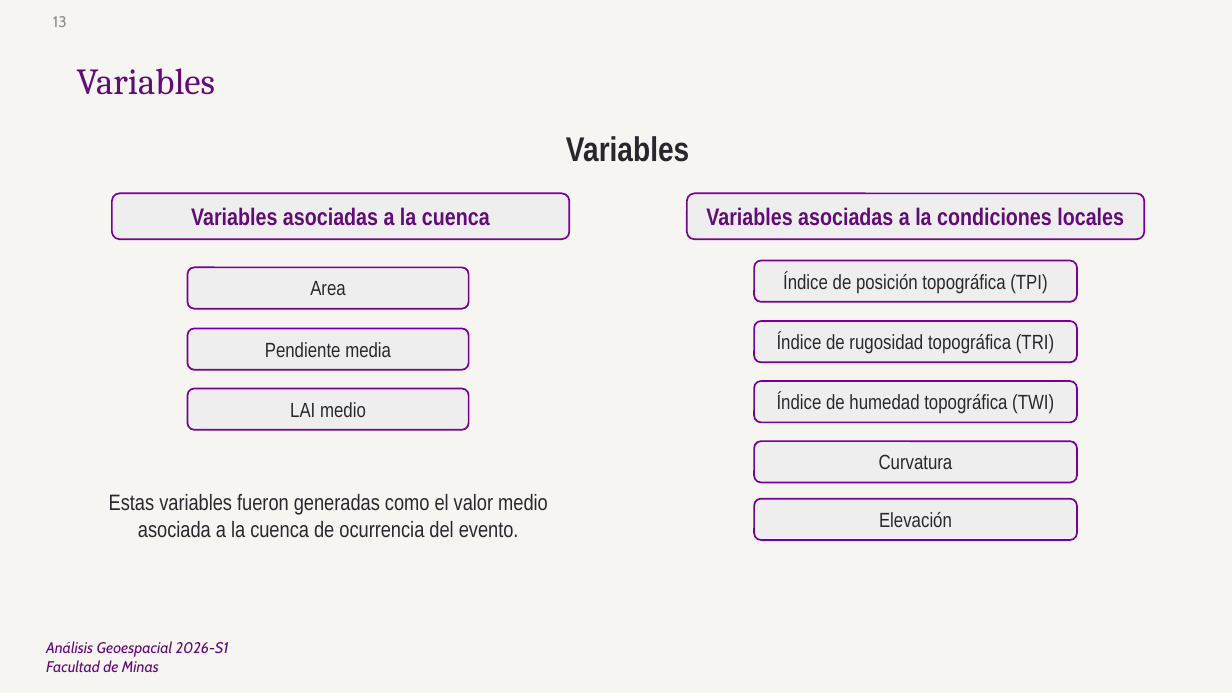
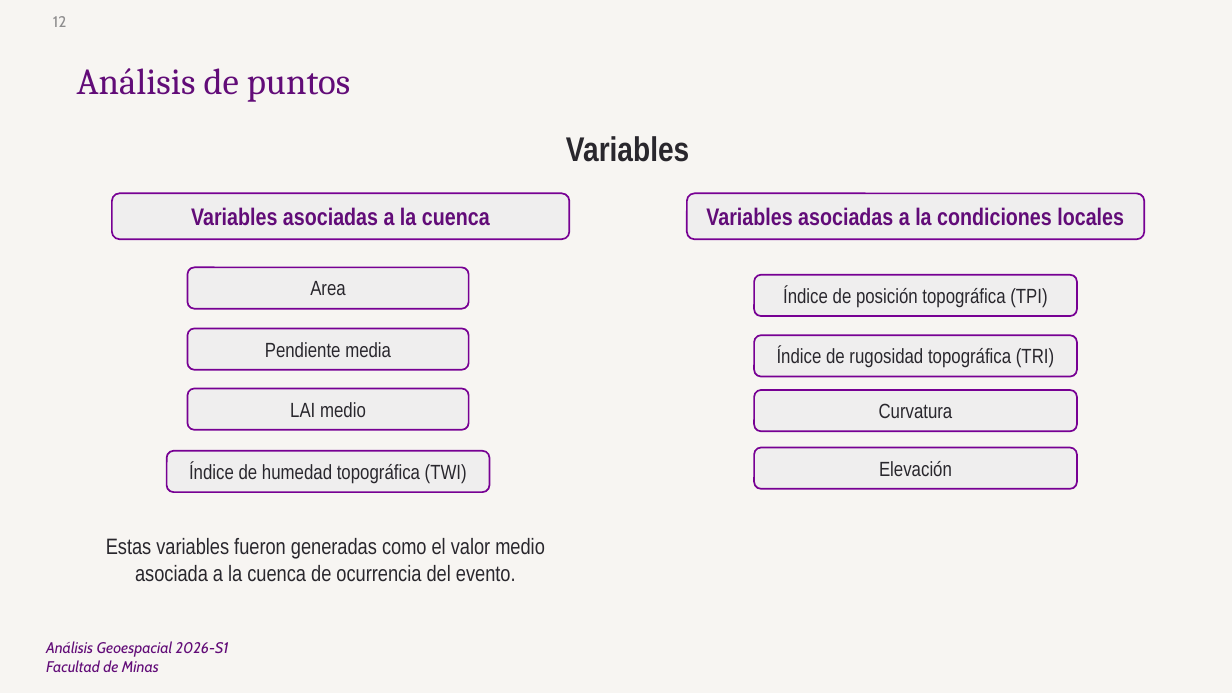
Before and after one commit to juzuluagao/2026_I_Analisis_Geoespacial, a slide deck: slide 12 of Presentaciones/SegundaPresentacion_AG_JDZO.pptx (slide 13 before the commit). Drawn at 1232x693 pixels with LibreOffice and Linux fonts; fonts in the diff are those of the drawing; background and template pictures are left out. Boxes give left, top, right and bottom in pixels: in the first picture for what was removed or moved away, otherwise in the second. Text is boxed around its words. In the diff, an @@ line names an element or a change of style, - is before the commit and + after.

```diff
--- a/Presentaciones/SegundaPresentacion_AG_JDZO.pptx
+++ b/Presentaciones/SegundaPresentacion_AG_JDZO.pptx
@@ page number at [53, 16, 67, 27]: text changed @@
-13
+12
@@ text at [77, 68, 350, 102]: text changed @@
-Variables
+Análisis de puntos
@@ rounded rectangle "Índice de posición topográfica (TPI)": place and size @@
-rounded rectangle "Índice de posición topográfica (TPI)" at [754, 261, 1077, 303]
+rounded rectangle "Índice de posición topográfica (TPI)" at [754, 275, 1077, 317]
@@ rounded rectangle "Índice de rugosidad topográfica (TRI)": place and size @@
-rounded rectangle "Índice de rugosidad topográfica (TRI)" at [754, 322, 1077, 363]
+rounded rectangle "Índice de rugosidad topográfica (TRI)" at [754, 335, 1077, 377]
@@ rounded rectangle "Curvatura": place and size @@
-rounded rectangle "Curvatura" at [754, 441, 1077, 483]
+rounded rectangle "Curvatura" at [754, 391, 1077, 432]
@@ rounded rectangle "Elevación": place and size @@
-rounded rectangle "Elevación" at [754, 499, 1077, 541]
+rounded rectangle "Elevación" at [754, 447, 1077, 489]
@@ rounded rectangle "Índice de humedad topográfica (TWI)": place and size @@
-rounded rectangle "Índice de humedad topográfica (TWI)" at [754, 381, 1077, 423]
+rounded rectangle "Índice de humedad topográfica (TWI)" at [166, 451, 489, 493]
@@ text "Estas variables fueron generadas como ...": place and size @@
-text "Estas variables fueron generadas como ..." at [109, 494, 548, 538]
+text "Estas variables fueron generadas como ..." at [106, 538, 545, 582]
```
Also in this commit, not shown: 5 other slides changed, 1 slide added, 2 slides removed, 23 other files.
